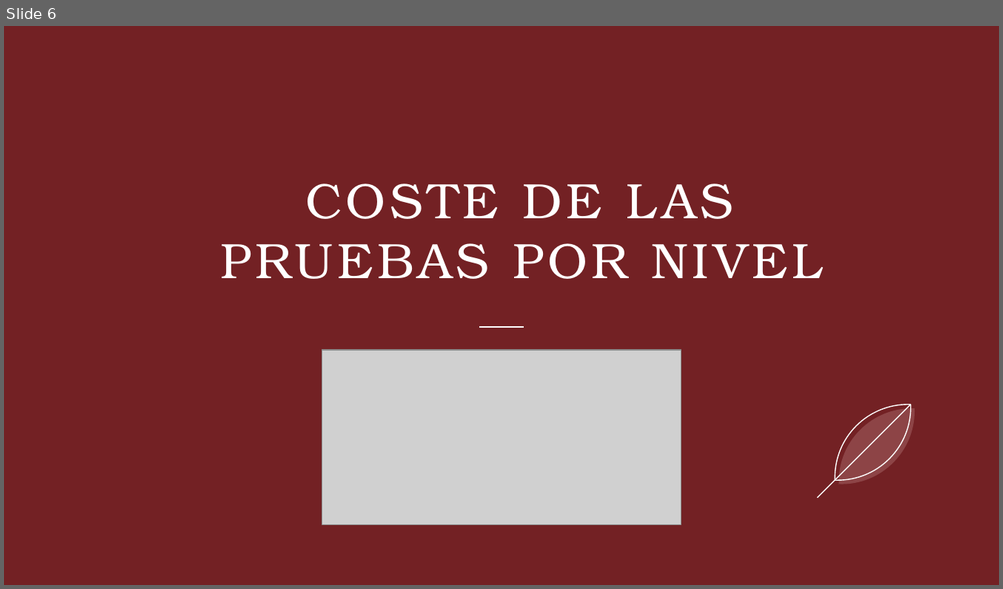
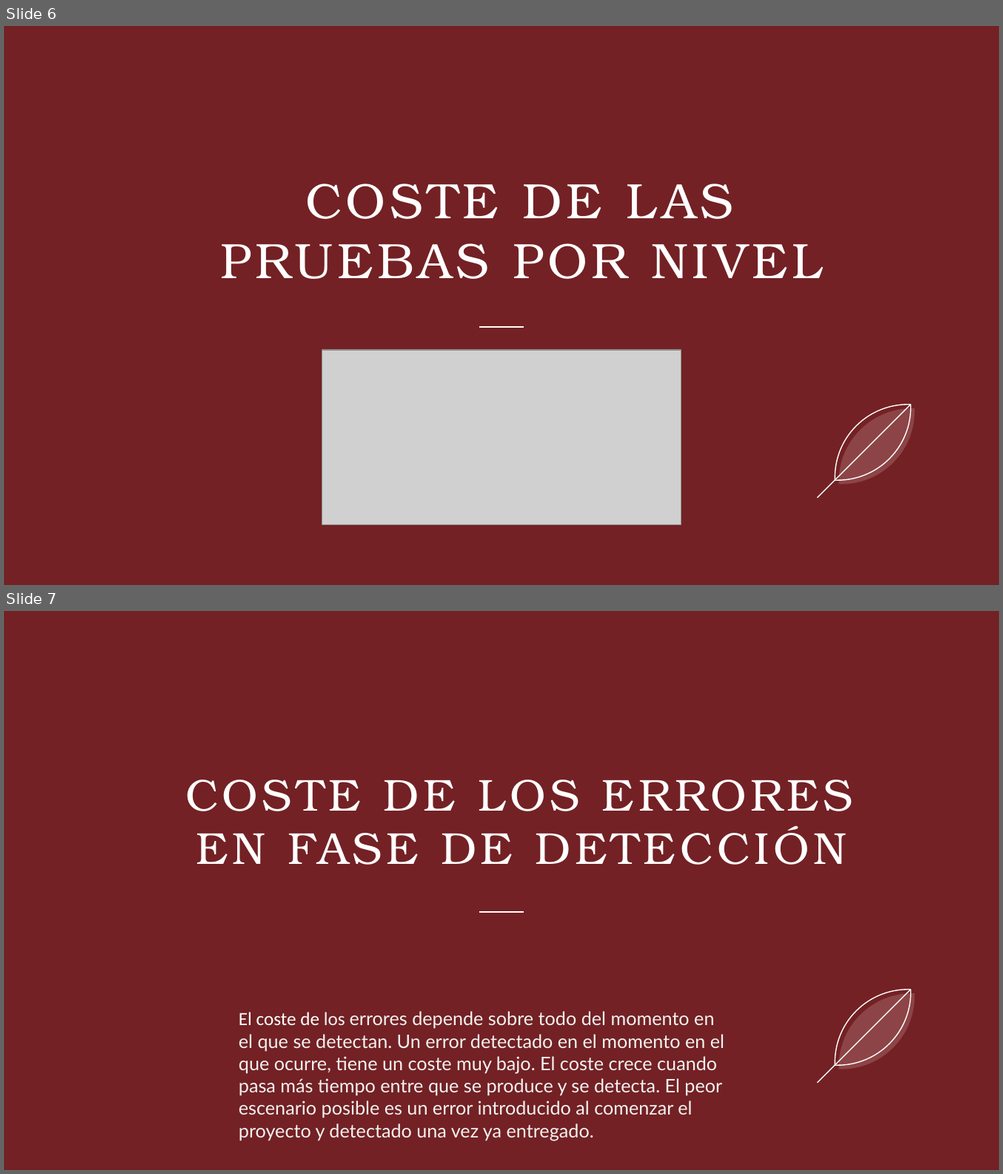
Before and after one commit to DAWEQUIPO5ENTORNOS/ProyectHtml, a slide deck: Sprint 3 - Story2.pptx. Shown one above the other, each under a label of ours: slide 6 before the commit, slides 6 and 7 after it. The pictures are 1003x589 and 1003x1174 pixels, drawn with LibreOffice and Linux fonts; fonts in the diff are those of the drawing; grey boxes stand for pictures. Boxes give left, top, right and bottom in pixels: in the first picture for what was removed or moved away, otherwise in the second. Text is boxed around its words. In the diff, an @@ line names an element or a change of style, - is before the commit and + after.

```diff
--- a/Sprint 3 - Story2.pptx
+++ b/Sprint 3 - Story2.pptx
@@ slide 7 added at (x1=4, y1=611, x2=999, y2=1170), background #732124; not listed: 4 template elements that a slide beside it also shows @@
@@ title added at (x1=196, y1=780, x2=853, y2=865), 43.2 pt, text #FFFFFF @@
+COSTE DE LOS ERRORES EN FASE DE DETECCIÓN
@@ text added at (x1=239, y1=1011, x2=724, y2=1141), 18 pt, text #F2F2F2 @@
+El coste de los errores depende sobre todo del momento en el que se detectan. Un error detectado en el momento en el que ocurre, tiene un coste muy bajo. El coste crece cuando pasa más tiempo entre que se produce y se detecta. El peor escenario posible es un error introducido al comenzar el proyecto y detectado una vez ya entregado.
```
Also in this commit, not shown: 1 other slide added.
